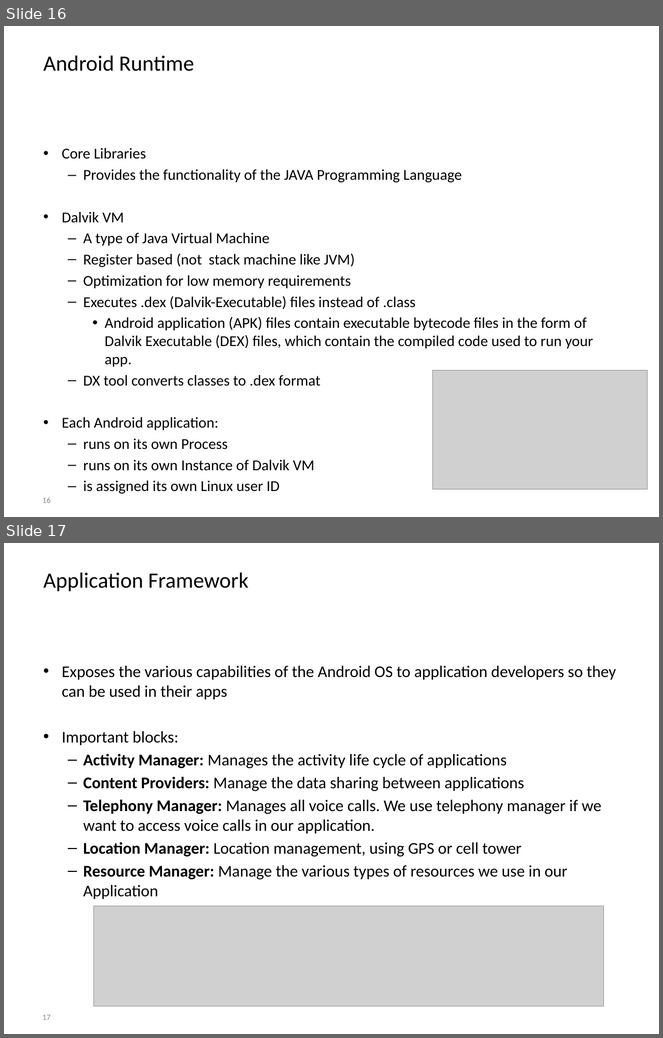
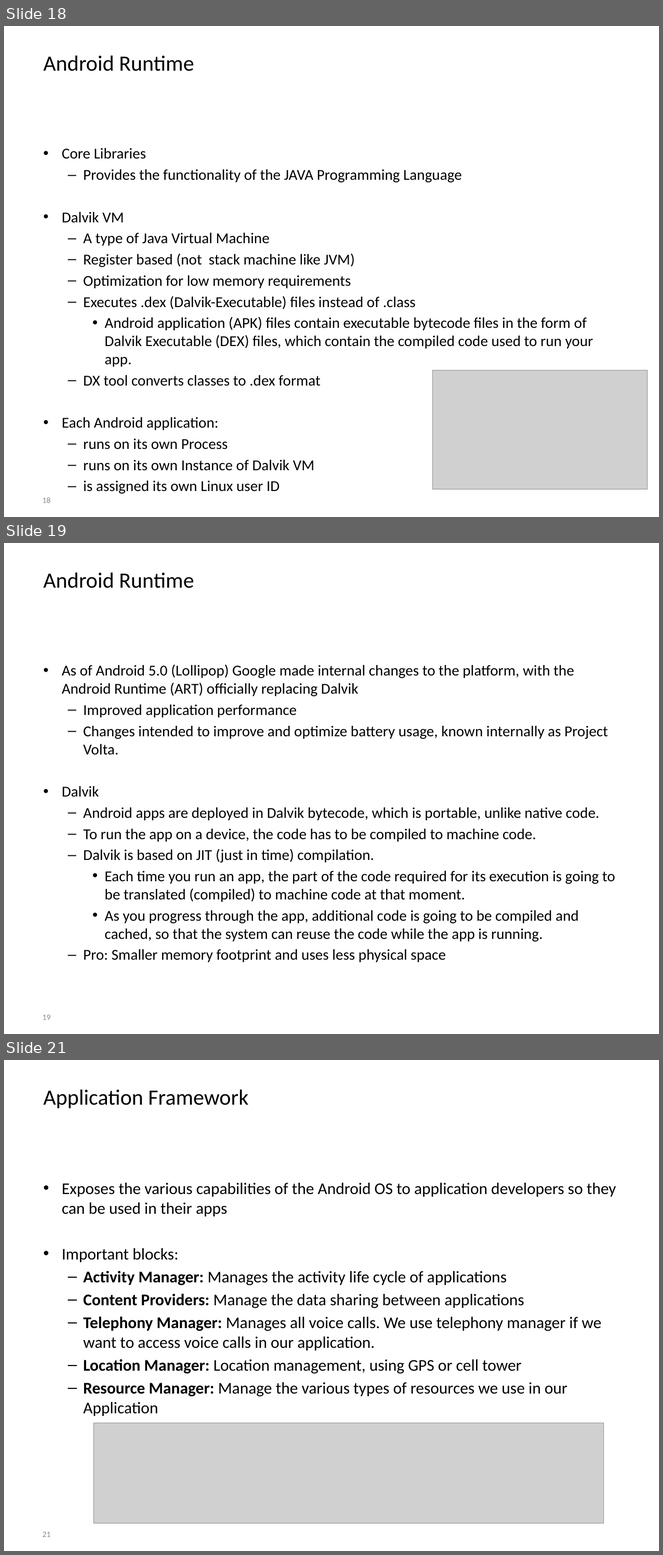
Before and after one commit to BioBoost/android_development_course, a slide deck: slides/chapter1_getting_started.pptx. Shown one above the other, each under a label of ours: slides 16 and 17 before the commit, slides 18, 19 and 21 after it; the slides between them are not shown. The pictures are 663x1038 and 663x1555 pixels, drawn with LibreOffice and Linux fonts; fonts in the diff are those of the drawing; grey boxes stand for pictures; background and template pictures are left out. Boxes give left, top, right and bottom in pixels: in the first picture for what was removed or moved away, otherwise in the second. Text is boxed around its words. In the diff, an @@ line names an element or a change of style, - is before the commit and + after.

```diff
--- a/slides/chapter1_getting_started.pptx
+++ b/slides/chapter1_getting_started.pptx
@@ slide 19 added at (x1=4, y1=543, x2=659, y2=1034), background picture (left out) @@
@@ title added at (x1=44, y1=572, x2=194, y2=588), 24 pt, text #000000 @@
+Android Runtime
@@ text added at (x1=62, y1=665, x2=616, y2=963), 16.6 pt, text #000000 @@
+• As of Android 5.0 (Lollipop) Google made internal changes to the platform, with the Android Runtime (ART) officially replacing Dalvik
+  – Improved application performance
+  – Changes intended to improve and optimize battery usage, known internally as Project Volta.
+• Dalvik
+  – Android apps are deployed in Dalvik bytecode, which is portable, unlike native code.
+  – To run the app on a device, the code has to be compiled to machine code.
+  – Dalvik is based on JIT (just in time) compilation.
+    • Each time you run an app, the part of the code required for its execution is going to be translated (compiled) to machine code at that moment.
+    • As you progress through the app, additional code is going to be compiled and cached, so that the system can reuse the code while the app is running.
+  – Pro: Smaller memory footprint and uses less physical space
@@ page number added at (x1=42, y1=1015, x2=51, y2=1020), 9 pt, text #8C8C8C @@
+19
@@ what was slide 16 is now slide 18 @@
@@ page number at (x1=42, y1=498, x2=51, y2=503): text changed @@
-16
+18
@@ what was slide 17 is now slide 21 @@
@@ page number at (x1=42, y1=1532, x2=51, y2=1537): text changed @@
-17
+21
```
Also in this commit, not shown: 2 slides changed, 18 other slides added, 4 slides removed.
